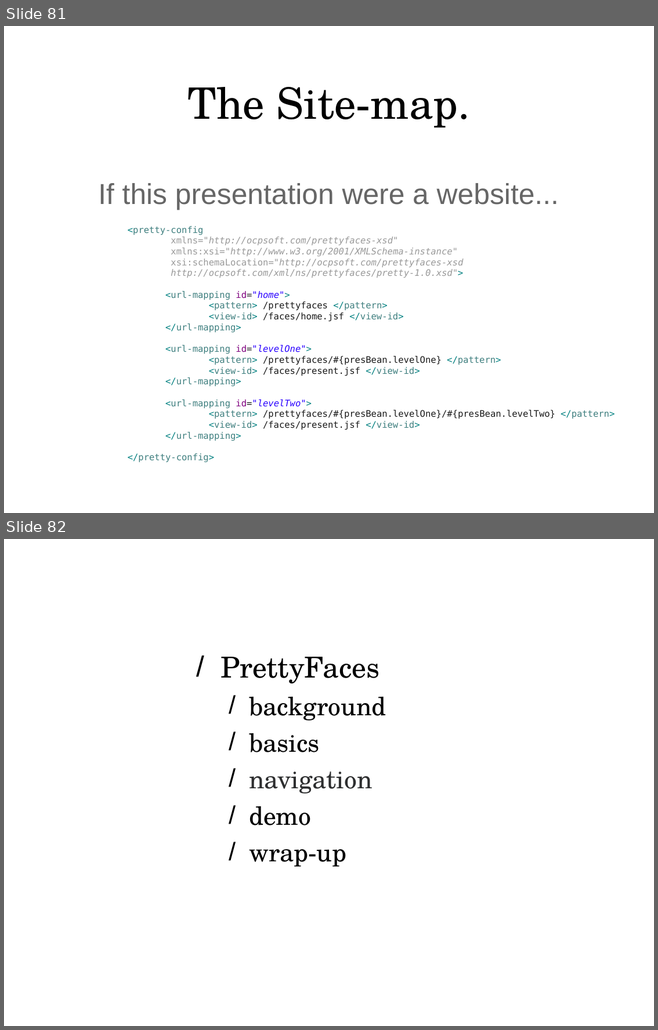
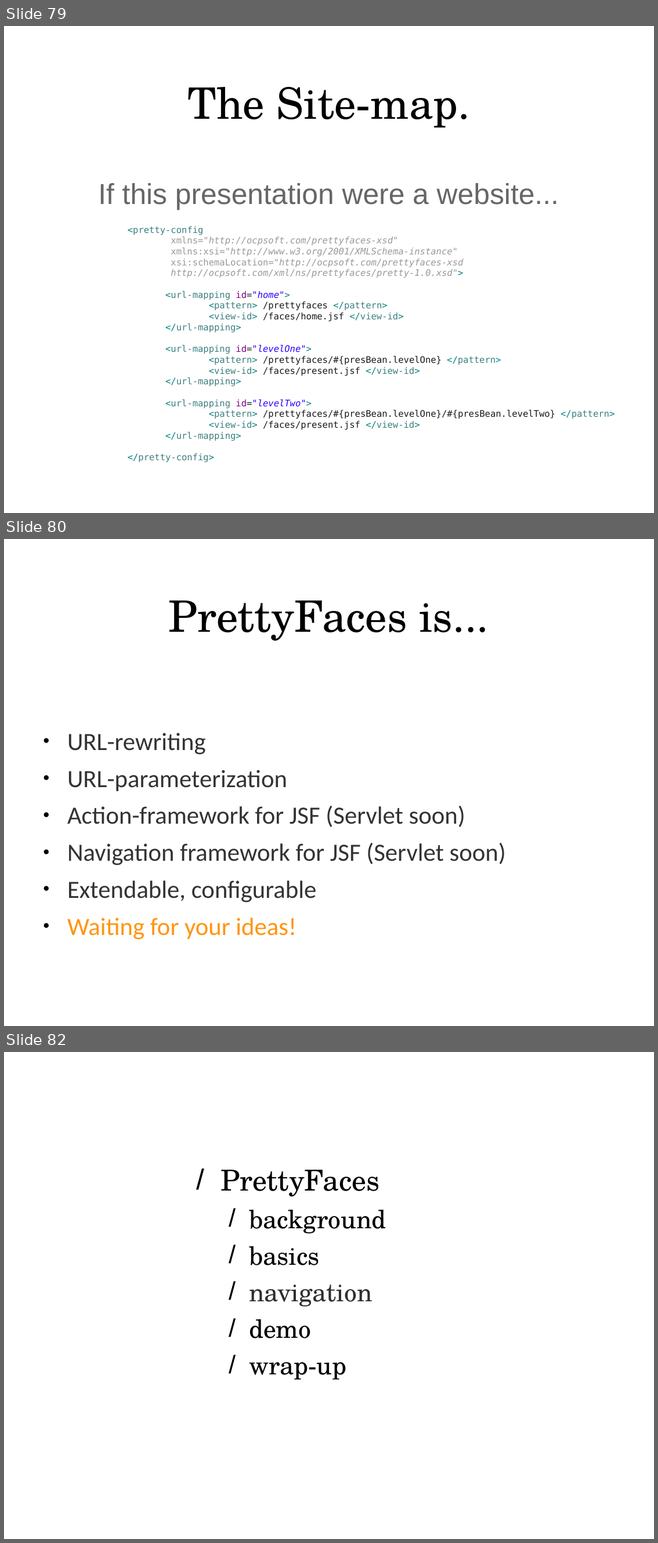
Before and after one commit to lincolnthree/talks, a slide deck: 2011_Beautiful_Java_EE_JAXConf.odp. Shown one above the other, each under a label of ours: slides 81 and 82 before the commit, slides 79, 80 and 82 after it; the slides between them are not shown. The pictures are 658x1030 and 658x1543 pixels, drawn with LibreOffice and Linux fonts; fonts in the diff are those of the drawing. Boxes give left, top, right and bottom in pixels: in the first picture for what was removed or moved away, otherwise in the second. Text is boxed around its words. In the diff, an @@ line names an element or a change of style, - is before the commit and + after.

```diff
--- a/2011_Beautiful_Java_EE_JAXConf.odp
+++ b/2011_Beautiful_Java_EE_JAXConf.odp
@@ slide 80 added at (4,539,654,1026), background #FFFFFF @@
@@ title added at (169,600,488,641), 48 pt, text #000000 @@
+PrettyFaces is...
@@ text added at (67,733,506,940), 27.5 pt, text #333333 @@
+● URL-rewriting
+● URL-parameterization
+● Action-framework for JSF (Servlet soon)
+● Navigation framework for JSF (Servlet soon)
+● Extendable, configurable
+● Waiting for your ideas!
@@ what was slide 81 is now slide 79 @@
```
Also in this commit, not shown: 2 other slides added, 3 slides removed, 1 other file.
